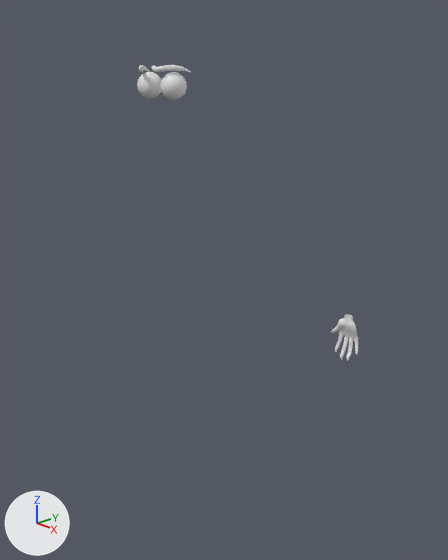
The Blender file mavis.blend: old version first, new version second.
Before and after are seen from a 50 mm lens placed at (2.13, -1.78, 2.56), pointed at (0.09, 0.13, 1.6). Every picture has the same lights, and +X, +Y and +Z are marked at lower left.

In view in the first picture: 'eye', 'hand'.
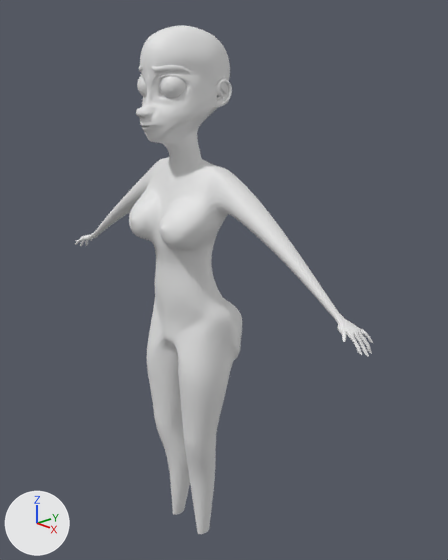
Commit message: join hand
join hand to the body

Edits to the bpy script that builds the scene:
```text
Change ob_body:
    remove ob_body.hide_set(True)
Change ob_hand:
    add ob_hand.hide_set(True)
```

Where the change shows, as pixel boxes (x1, y1, x2, y2) in the pictures (448 x 560 px):
'body', shown: after (75, 26, 373, 534)
'hand', hidden: before (331, 314, 358, 361)
